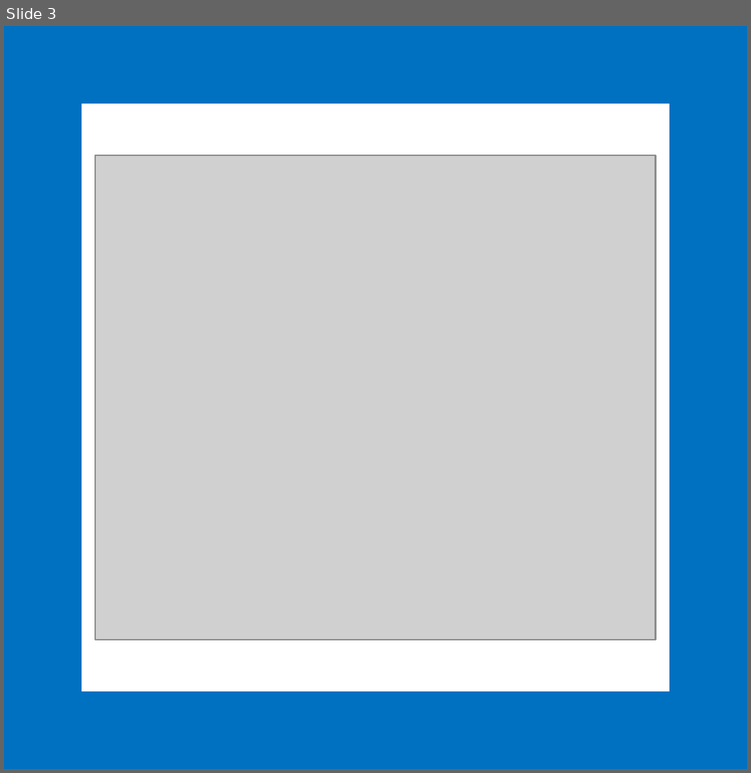
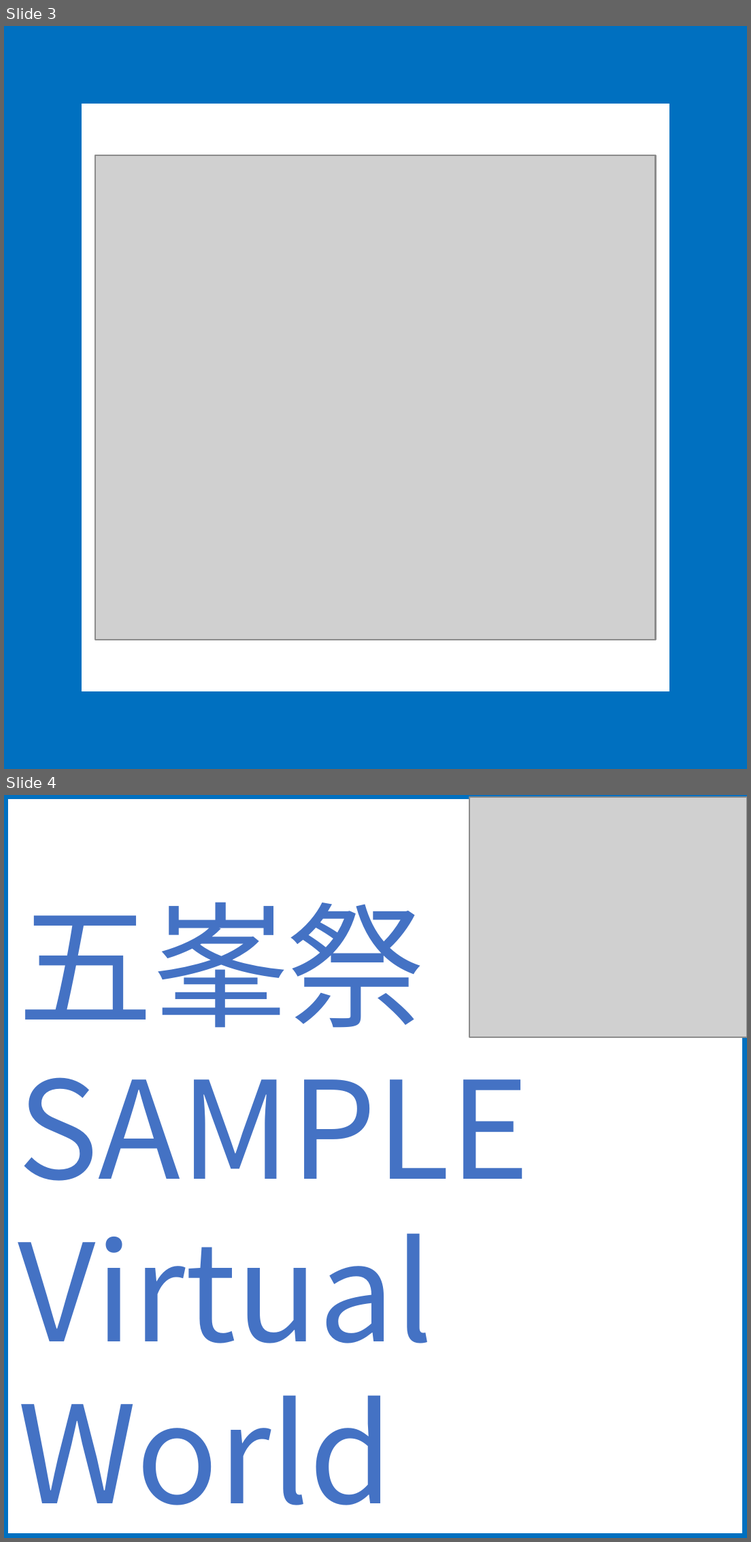
Before and after one commit to Zacky0922/Zacky0922.github.io, a slide deck: 資料/icon512.pptx. Shown one above the other, each under a label of ours: slide 3 before the commit, slides 3 and 4 after it. The pictures are 751x773 and 751x1542 pixels, drawn with LibreOffice and Linux fonts; fonts in the diff are those of the drawing; grey boxes stand for pictures; background and template pictures are left out. Boxes give left, top, right and bottom in pixels: in the first picture for what was removed or moved away, otherwise in the second. Text is boxed around its words. In the diff, an @@ line names an element or a change of style, - is before the commit and + after.

```diff
--- a/資料/icon512.pptx
+++ b/資料/icon512.pptx
@@ slide 4 added at bbox=[4, 795, 747, 1538], background picture (left out) @@
@@ rectangle added at bbox=[4, 795, 747, 1538], outline #0070C0 4.5 pt, 69.8 pt, text #4472C4 @@
+五峯祭
+SAMPLE
+Virtual
+World
@@ picture added at bbox=[469, 796, 747, 1036] @@
```
Also in this commit, not shown: 3 other files.
